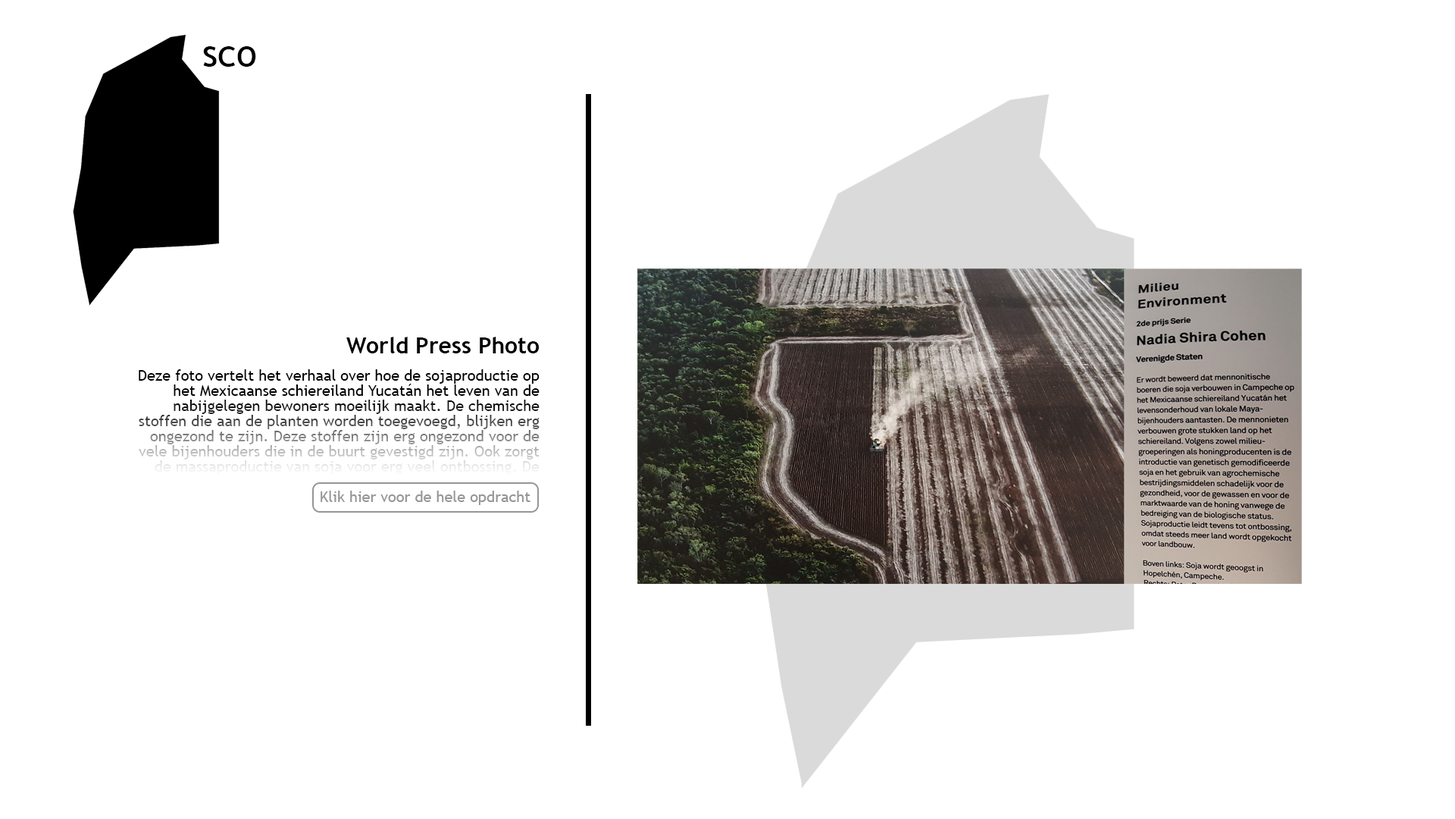
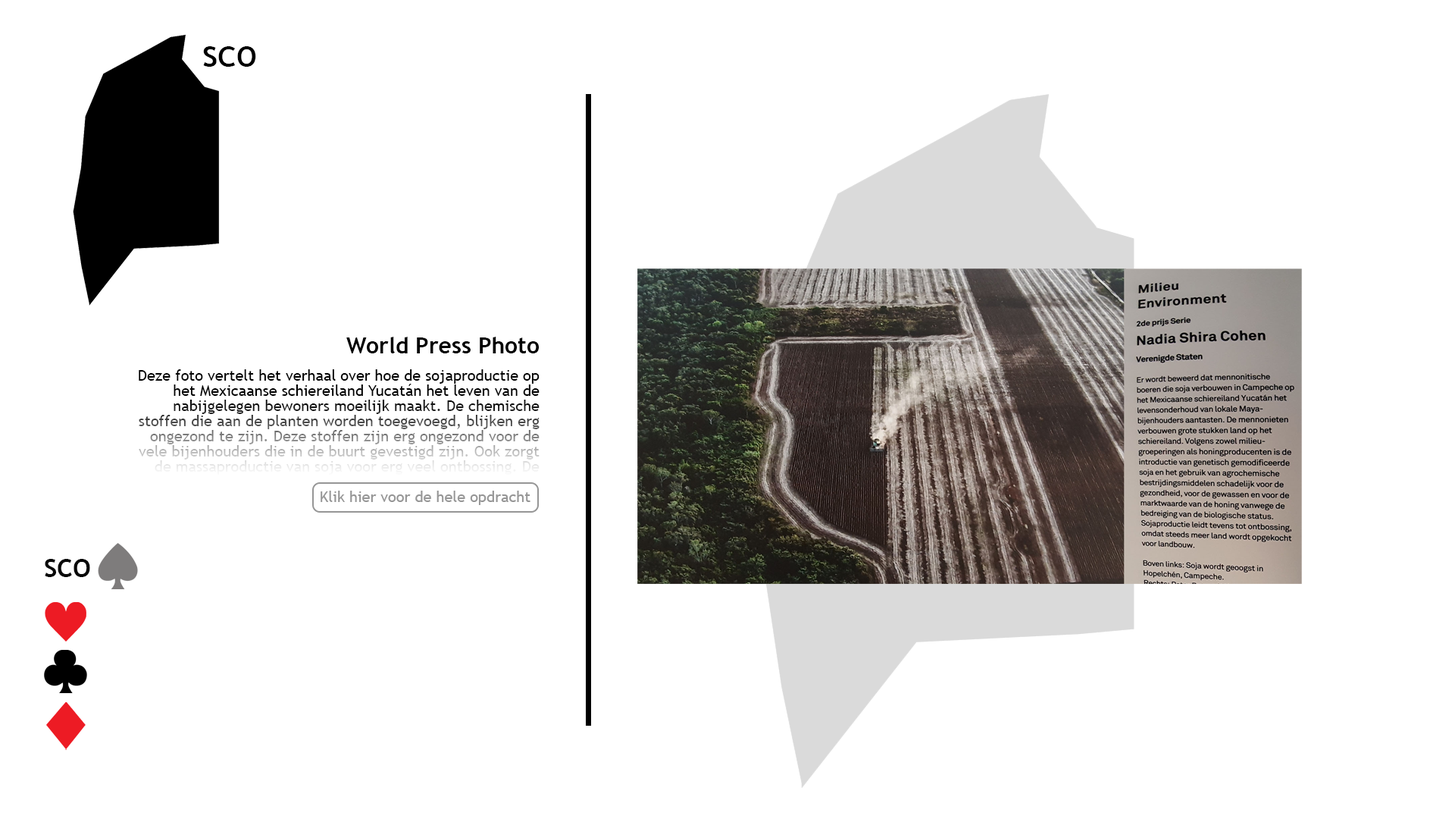
Comparing the layer stacks of the two 1455×819 images. Changes:
added group "Card Suits" with 5 layers above "Group 1" over [43, 542, 138, 750]
added layer "SCO" in group "Card Suits" over [44, 558, 91, 577]
added layer "Layer 11" in group "Card Suits" over [97, 542, 138, 589]
added layer "Layer 8" in group "Card Suits" over [44, 601, 87, 642]
added layer "Layer 10" in group "Card Suits" over [43, 649, 88, 693]
added layer "Layer 9" in group "Card Suits" over [46, 701, 86, 750]
